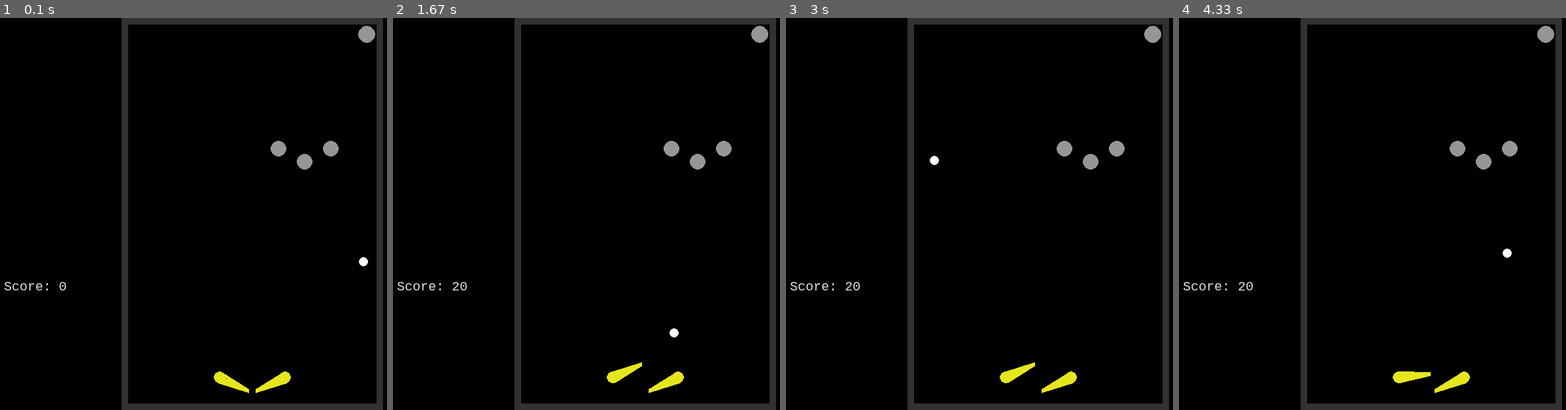
Above: before the commit, frames 1-4 (left to right).
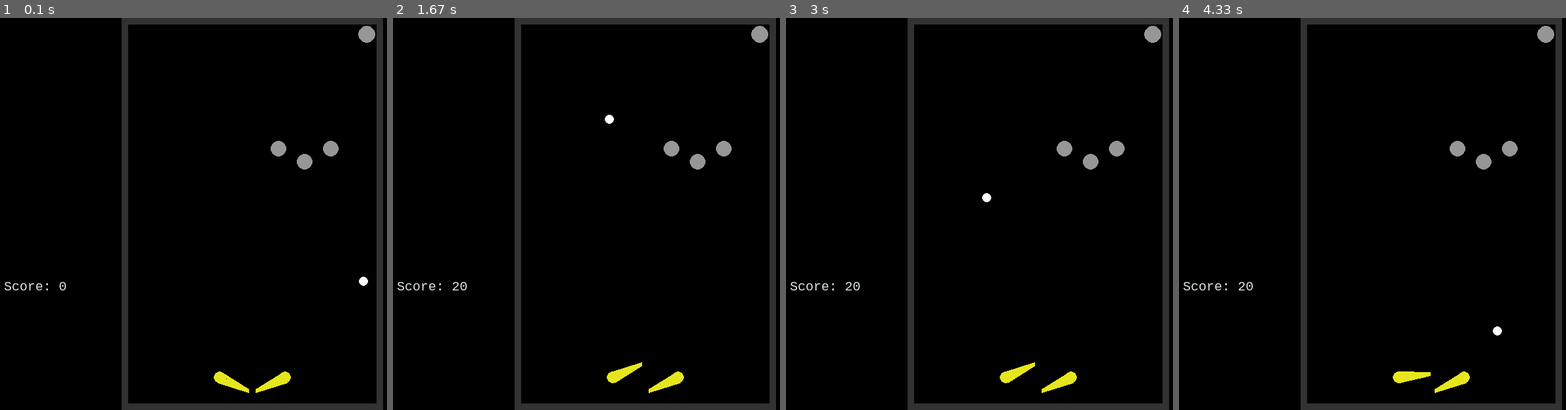
Above: after the commit, the same moments.

Repository: CamBFunny/quail
Game: pygame game, started from games/pynball.py
The game is run twice, just before and just after one commit, with the same random seed, the same clock (stepped at 60 frames per second) and the same inputs.
Inputs:
- Up to frame 1 (0.1 s): no input
- Up to frame 2 (1.67 s): hold Left 0.33-0.87 s; hold Left 0.9-1.3 s; hold Left from 1.33 s (still down)
- Up to frame 3 (3 s): release Left at 1.8 s; hold Left 1.83-2.37 s; hold Left 2.4-2.8 s; hold Left from 2.83 s (still down)
- Up to frame 4 (4.33 s): release Left at 3.3 s; hold Left 3.33-3.87 s; hold Left 3.9-4.3 s

The runs differ from the first frame. In frame 1, less than 0.1% of the frame differs, in the area x 92-96%, y 61-69%; in frame 2, less than 0.1%; in frame 3, less than 0.1%; in frame 4, less than 0.1%.

Commit message:
Refactor timing and text rendering functions

Diff:
--- a/games/pynball.py
+++ b/games/pynball.py
@@ -16,7 +16,7 @@
 frame_counter = 0
 dt = 0
 sample_size = 240
-dt_array = np.array([0.04] * sample_size)
+dt_array = np.array([1/framerate] * sample_size)
 
 # A global dict value that will contain all the Pygame
 # Surface objects returned by pygame.image.load().
@@ -51,6 +51,11 @@
     if debug:
         print(text)
 
+def dtext(text, font, text_col, x, y):  # function for outputting text onto the screen
+    if debug:
+        img = font.render(text, True, text_col)
+        screen.blit(img, (x, y))
+
 class Pinball():
     def __init__(self, pos, color, size, speed):
         self.pos = pos
@@ -87,7 +92,7 @@
 
 launcher = [resolution[0]- 230, resolution[1] - 50]
 
-ball = Pinball(launcher, (255, 255, 255), 7, [0, -30])
+ball = Pinball(launcher, (255, 255, 255), 7, [0, -25])
 score = 0
 
 gravity = 30
@@ -263,8 +268,9 @@
 
     # Flippers
     # if ball.pos[1] > resolution[1]*0.7:
-    #     for i in range(100):
-    #         stretch = length * (i+1)/100
+    #     steps = 20
+    #     for i in range(steps):
+    #         stretch = length * (i+1)/steps
     #         point = [hit_left[0] + stretch * math.cos(left_spin), hit_left[1] + stretch * math.sin(left_spin)-5]
     #         distance = [point[0] - ball.pos[0], point[1] - ball.pos[1]]
     #         pythag = (abs(distance[0]) ** 2 + abs(distance[1]) ** 2) ** 0.5
@@ -292,7 +298,7 @@
       dt_array[rolling_frame] = dt
       dt_sum = np.sum(dt_array, dtype = np.float32)
       fps_counter = np.uint8(sample_size / dt_sum)
-      draw_text(f"FPS: {fps_counter}", font_mono20, (200, 200, 200), resolution[0] - 100, resolution[1]-150)
+      dtext(f"FPS: {fps_counter}", font_mono20, (200, 200, 200), resolution[0] - 100, resolution[1]-150)
 
     if event.type == pygame.KEYUP:
         if event.key == K_SPACE:
